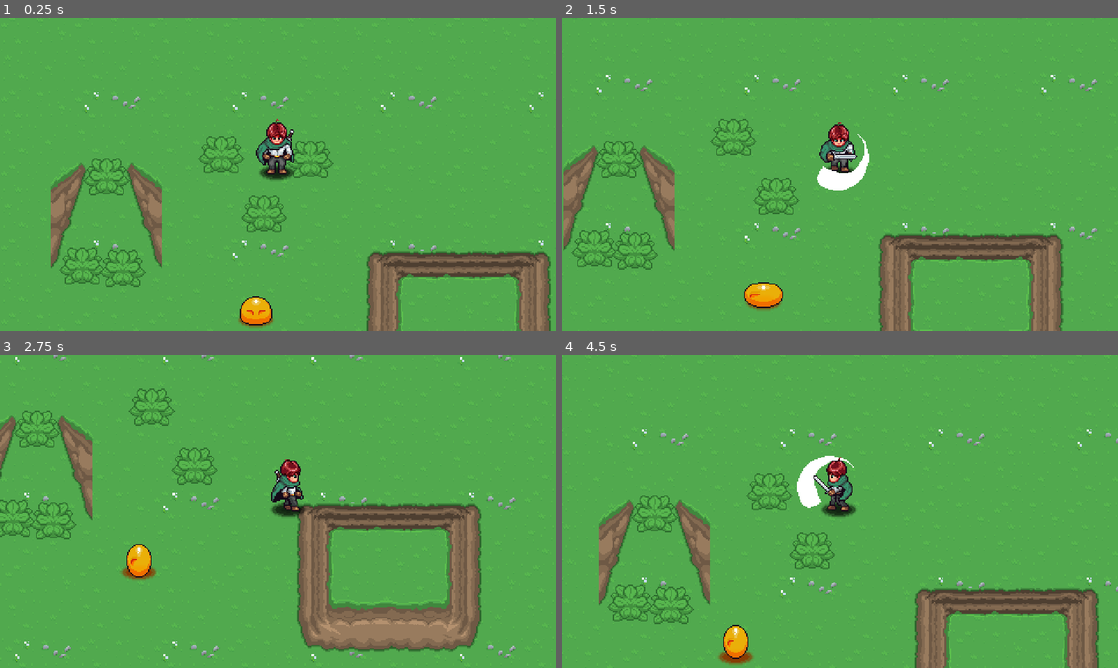
Above: before the commit, frames 1-4 (two rows, left to right).
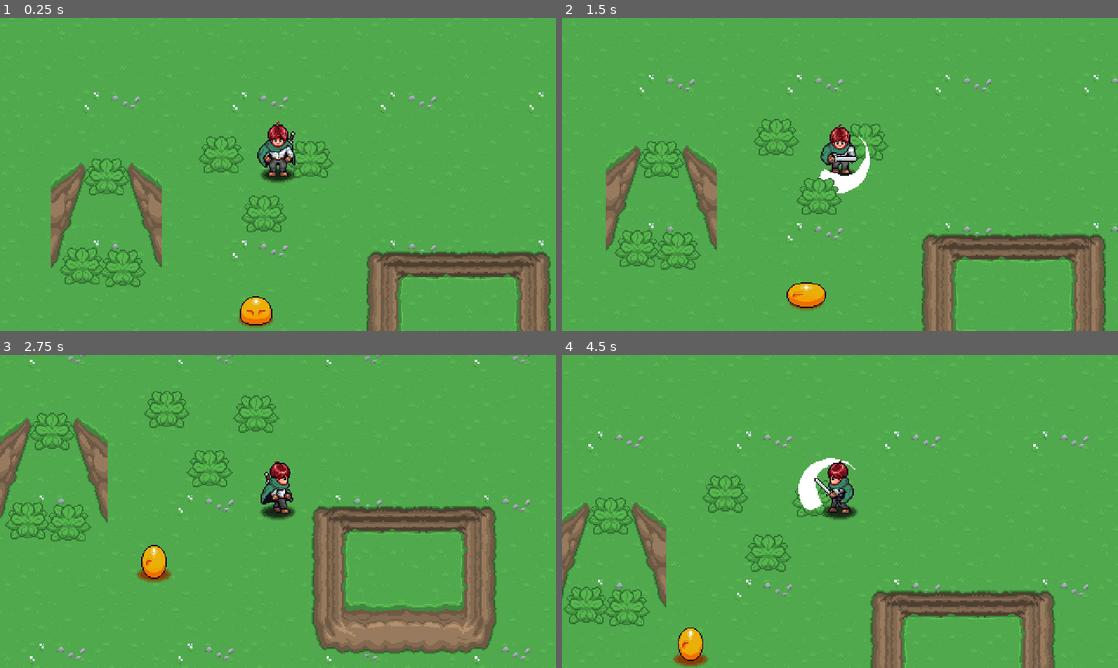
Above: after the commit, the same moments.

Repository: PlatinumManX/Ash-and-Steel-godot-2d-aarpg
Game: Godot game, scene res://playground.tscn
The game is run twice, just before and just after one commit, with the same random seed, the same clock (stepped at 60 frames per second) and the same inputs.
Inputs:
- Up to frame 1 (0.25 s): no input
- Up to frame 2 (1.5 s): hold D (right) 0.53-1.28 s; hold E (attack) 0.53-1.28 s; hold S (down) from 1.28 s (still down); tap E (attack) at 1.35 s
- Up to frame 3 (2.75 s): release S (down) at 2.03 s; hold D (right) from 2.03 s (still down); hold E (attack) from 2.03 s (still down)
- Up to frame 4 (4.5 s): release D (right) at 2.78 s; release E (attack) at 2.78 s; hold W (up) 2.78-3.53 s; tap E (attack) at 2.85, 4.35 s; hold E (attack) 3.53-4.28 s; hold A (left) from 3.53 s (still down)

The runs differ from the first frame. In frame 1, 0.8% of the frame differs, in the area x 46-54%, y 32-53%; in frame 2, 16%, in the area x 0-100%, y 18-100%; in frame 3, 15%; in frame 4, 15%.

Commit message:
Added player damage, stun, and invulnerability mechanics
- Added player damage handling and HP update logic
- Created and integrated a new Player Stun state into the FSM
- Added stun animations and related assets
- Implemented temporary invulnerability after taking damage
- Added player hitbox support and updated combat interaction logic
- Fixed hitbox collision settings and tested stun state behavior
- Refined player damage and state transition logic through gameplay testing

Diff:
--- a/Enemies/Scripts/enemy.gd
+++ b/Enemies/Scripts/enemy.gd
@@ -1,8 +1,8 @@
 class_name Enemy extends CharacterBody2D
 
 signal direction_changed( new_direction : Vector2 )
-signal enemy_damaged()
-signal enemy_destroyed()
+signal enemy_damaged( hurt_box : HurtBox )
+signal enemy_destroyed( hurt_box : HurtBox )
 
 const DIR_4 = [ Vector2.RIGHT, Vector2. DOWN, Vector2.LEFT, Vector2.UP ]
 
@@ -69,11 +69,11 @@
 		return "side"
 
 
-func _take_damage( damage : int ) -> void:
+func _take_damage( hurt_box : HurtBox ) -> void:
 	if invulnerable == true:
 		return
-	hp -= damage
+	hp -= hurt_box.damage
 	if hp> 0:
-		enemy_damaged.emit()
+		enemy_damaged.emit( hurt_box )
 	else:
-		enemy_destroyed.emit()
+		enemy_destroyed.emit( hurt_box )
--- a/Enemies/Scripts/states/enemy_state_destroy.gd
+++ b/Enemies/Scripts/states/enemy_state_destroy.gd
@@ -7,6 +7,7 @@
 
 @export_category("AI")
 
+var _damage_position : Vector2
 var _direction : Vector2
 
 ##What happens when we initialize this state?
@@ -19,7 +20,7 @@
 func enter() -> void:
 	enemy.invulnerable = true
 
-	_direction = enemy.global_position.direction_to( enemy.player.global_position )
+	_direction = enemy.global_position.direction_to( _damage_position )
 
 	enemy.set_direction( _direction )
 	enemy.velocity = _direction * -knockback_speed
@@ -43,7 +44,8 @@
 	return null
 
 
-func _on_enemy_destroyed() -> void:
+func _on_enemy_destroyed( hurt_box : HurtBox ) -> void:
+	_damage_position = hurt_box.global_position
 	state_machine.change_state( self )
 
 
--- a/Enemies/Scripts/states/enemy_state_stun.gd
+++ b/Enemies/Scripts/states/enemy_state_stun.gd
@@ -8,6 +8,7 @@
 @export_category("AI")
 @export var next_state : EnemyState
 
+var _damage_position : Vector2
 var _direction : Vector2
 var _animation_finished : bool = false
 
@@ -22,7 +23,7 @@
 	enemy.invulnerable = true
 	_animation_finished = false
 
-	_direction = enemy.global_position.direction_to( enemy.player.global_position )
+	_direction = enemy.global_position.direction_to( _damage_position )
 
 	enemy.set_direction( _direction )
 	enemy.velocity = _direction * -knockback_speed
@@ -50,7 +51,8 @@
 	return null
 
 
-func _on_enemy_damaged() -> void:
+func _on_enemy_damaged( hurt_box : HurtBox ) -> void:
+	_damage_position = hurt_box.global_position
 	state_machine.change_state( self )
 
 
--- a/GeneralNodes/Hitbox/hit_box.gd
+++ b/GeneralNodes/Hitbox/hit_box.gd
@@ -1,6 +1,6 @@
 class_name HitBox extends Area2D
 
-signal Damaged( damage : int )
+signal Damaged( hurt_box : HurtBox )
 
 # Called when the node enters the scene tree for the first time.
 func _ready() -> void:
@@ -12,6 +12,5 @@
 	pass
 
 
-func TakeDamage( damage : int ) -> void:
-	print ( "TakeDamage: ", damage )
-	Damaged.emit( damage )
+func TakeDamage( hurt_box : HurtBox ) -> void:
+	Damaged.emit( hurt_box )
--- a/GeneralNodes/HurtBox/hurt_box.gd
+++ b/GeneralNodes/HurtBox/hurt_box.gd
@@ -15,5 +15,5 @@
 
 func AreaEntered( a : Area2D ) -> void:
 	if a is HitBox:
-		a.TakeDamage( damage )
+		a.TakeDamage( self )
 	pass
--- a/Player/Scripts/player.gd
+++ b/Player/Scripts/player.gd
@@ -7,13 +7,23 @@
 @onready var animation_player : AnimationPlayer = $AnimationPlayer
 @onready var sprite_2d : Sprite2D = $Sprite2D
 @onready var state_machine: PlayerStateMachine = $StateMachine
+@onready var hit_box: HitBox = $HitBox
+@onready var effect_animation_player: AnimationPlayer = $EffectAnimationPlayer
+
 
 signal DirectionChanged( new_direction : Vector2 )
+signal player_damaged( hurt_box: HurtBox )
+
+var invulnerable : bool = false
+var hp : int = 6
+var max_hp : int = 6
 
 # Called when the node enters the scene tree for the first time.
 func _ready() -> void:
 	PlayerManager.player = self
 	state_machine.Initialize(self)
+	hit_box.Damaged.connect( _take_damage )
+	update_hp(99)
 	pass # Replace with function body.
 
 
@@ -62,3 +72,29 @@
 		return "up"
 	else:
 		return "side"
+
+
+func _take_damage( hurt_box : HurtBox ) -> void:
+	if invulnerable == true:
+		return
+	update_hp( -hurt_box.damage )
+	if hp > 0:
+		player_damaged.emit( hurt_box )
+	else:
+		player_damaged.emit( hurt_box )
+		update_hp( 99 )
+	pass
+
+func update_hp( delta : int ) -> void:
+	hp = clampi( hp + delta, 0, max_hp )
+	pass
+
+func make_invulnerable( _duration : float = 1.0 ) -> void:
+	invulnerable = true
+	hit_box.monitoring = false
+
+	await get_tree().create_timer( _duration ).timeout
+
+	invulnerable = false
+	hit_box.monitoring = true
+	pass
--- a/Player/Scripts/player_state_machine.gd
+++ b/Player/Scripts/player_state_machine.gd
@@ -33,10 +33,17 @@
 		if c is State:
 			states.append(c)
 
-	if states.size() > 0:
-		states[0].player = _player
-		ChangeState( states[0] )
-		process_mode = Node.PROCESS_MODE_INHERIT
+	if states.size() == 0:
+		return
+
+	states[0].player = _player
+	states[0].state_machine = self
+
+	for state in states:
+		state.init()
+
+	ChangeState( states[0] )
+	process_mode = Node.PROCESS_MODE_INHERIT
 
 
 
--- a/Player/Scripts/state.gd
+++ b/Player/Scripts/state.gd
@@ -1,6 +1,7 @@
 class_name State extends Node
 
 static var player : Player
+static var state_machine : PlayerStateMachine
 
 
 # Called when the node enters the scene tree for the first time.
@@ -10,7 +11,8 @@
 func Enter() -> void:
 	pass
 
-
+func init() -> void:
+	pass
 
 
 func Exit() -> void:
--- /dev/null
+++ b/Player/Scripts/state_stun.gd
@@ -0,0 +1,52 @@
+class_name State_Stun extends State
+
+@export var knockback_speed : float = 200.0
+@export var decelerate_speed : float = 10.0
+@export var invulnerable_duration : float = 1.0
+
+var hurt_box : HurtBox
+var direction : Vector2
+
+var next_state : State = null
+
+@onready var idle: State = $"../Idle"
+
+func init() -> void:
+	player.player_damaged.connect( _player_damaged )
+	pass
+
+func Enter() -> void:
+	player.animation_player.animation_finished.connect( _animation_finished )
+
+	direction = player.global_position.direction_to( hurt_box.global_position )
+	player.velocity = direction * -knockback_speed
+	player.SetDirection()
+
+	player.UpdateAnimation("stun")
+	player.make_invulnerable( invulnerable_duration )
+	player.effect_animation_player.play("damaged")
+	pass
+
+func Exit() -> void:
+	next_state = null
+	player.animation_player.animation_finished.disconnect( _animation_finished )
+	pass
+
+func Process( _delta : float) -> State:
+	player.velocity -= player.velocity * decelerate_speed * _delta
+	return next_state
+
+func Physics( _delta : float ) -> State:
+	return null
+
+func HandleInput( _event : InputEvent ) -> State:
+
+	return null
+
+func _player_damaged( _hurt_box : HurtBox ) -> void:
+	hurt_box = _hurt_box
+	state_machine.ChangeState( self )
+	pass
+
+func _animation_finished( _a : String ) -> void:
+	next_state = idle
--- a/Player/player.tscn
+++ b/Player/player.tscn
@@ -12,6 +12,9 @@
 [ext_resource type="Script" uid="uid://ch5qytnnl6p2p" path="res://Player/Sprites/PlayerInteractionsHost.gd" id="10_apopc"]
 [ext_resource type="PackedScene" uid="uid://dq06virodhfm8" path="res://GeneralNodes/HurtBox/hurt_box.tscn" id="10_x3vf3"]
 [ext_resource type="Script" uid="uid://dw6xl2naec2g8" path="res://Player/Scripts/PlayerCamera.gd" id="11_5htga"]
+[ext_resource type="Script" uid="uid://blf6yqsotvrns" path="res://Player/Scripts/state_stun.gd" id="11_dkpta"]
+[ext_resource type="PackedScene" uid="uid://tlmo5pbstuxn" path="res://GeneralNodes/Hitbox/hit_box.tscn" id="13_p5o4e"]
+[ext_resource type="AudioStream" uid="uid://dens5gnyujqla" path="res://Player/Audio/hit_player.wav" id="14_gu6f8"]
 
 [sub_resource type="CircleShape2D" id="CircleShape2D_edjgo"]
 
@@ -411,6 +414,54 @@
 "transitions": PackedFloat32Array(1, 1),
 "update": 0,
 "values": [3, 5]
+}
+
+[sub_resource type="Animation" id="Animation_pisgm"]
+resource_name = "stun_down"
+length = 0.4
+tracks/0/type = "value"
+tracks/0/imported = false
+tracks/0/enabled = true
+tracks/0/path = NodePath("Sprite2D:frame")
+tracks/0/interp = 1
+tracks/0/loop_wrap = true
+tracks/0/keys = {
+"times": PackedFloat32Array(0),
+"transitions": PackedFloat32Array(1),
+"update": 0,
+"values": [30]
+}
+
+[sub_resource type="Animation" id="Animation_o28un"]
+resource_name = "stun_side"
+length = 0.3
+tracks/0/type = "value"
+tracks/0/imported = false
+tracks/0/enabled = true
+tracks/0/path = NodePath("Sprite2D:frame")
+tracks/0/interp = 1
+tracks/0/loop_wrap = true
+tracks/0/keys = {
+"times": PackedFloat32Array(0),
+"transitions": PackedFloat32Array(1),
+"update": 0,
+"values": [32]
+}
+
+[sub_resource type="Animation" id="Animation_b1ygp"]
+resource_name = "stun_up"
+length = 0.3
+tracks/0/type = "value"
+tracks/0/imported = false
+tracks/0/enabled = true
+tracks/0/path = NodePath("Sprite2D:frame")
+tracks/0/interp = 1
+tracks/0/loop_wrap = true
+tracks/0/keys = {
+"times": PackedFloat32Array(0),
+"transitions": PackedFloat32Array(1),
+"update": 0,
+"values": [31]
 }
 
 [sub_resource type="Animation" id="Animation_fhl08"]
@@ -473,9 +524,81 @@
 &"idle_down": SubResource("Animation_4ntmi"),
 &"idle_side": SubResource("Animation_k53q1"),
 &"idle_up": SubResource("Animation_gwnis"),
+&"stun_down": SubResource("Animation_pisgm"),
+&"stun_side": SubResource("Animation_o28un"),
+&"stun_up": SubResource("Animation_b1ygp"),
 &"walk_down": SubResource("Animation_fhl08"),
 &"walk_side": SubResource("Animation_vtle1"),
 &"walk_up": SubResource("Animation_od3ui")
+}
+
+[sub_resource type="CircleShape2D" id="CircleShape2D_gu6f8"]
+
+[sub_resource type="Animation" id="Animation_7emwf"]
+length = 0.001
+tracks/0/type = "value"
+tracks/0/imported = false
+tracks/0/enabled = true
+tracks/0/path = NodePath(".:modulate")
+tracks/0/interp = 1
+tracks/0/loop_wrap = true
+tracks/0/keys = {
+"times": PackedFloat32Array(0),
+"transitions": PackedFloat32Array(1),
+"update": 0,
+"values": [Color(1, 1, 1, 1)]
+}
+
+[sub_resource type="Animation" id="Animation_hshwv"]
+resource_name = "damaged"
+tracks/0/type = "value"
+tracks/0/imported = false
+tracks/0/enabled = true
+tracks/0/path = NodePath(".:modulate")
+tracks/0/interp = 1
+tracks/0/loop_wrap = true
+tracks/0/keys = {
+"times": PackedFloat32Array(0, 0.1, 0.2, 0.3, 0.4, 0.5, 0.6, 0.7, 0.8),
+"transitions": PackedFloat32Array(1, 1, 1, 1, 1, 1, 1, 1, 1),
+"update": 1,
+"values": [Color(1, 1, 1, 1), Color(1, 1, 1, 0.09803922), Color(1, 1, 1, 1), Color(1, 1, 1, 0.19607843), Color(1, 1, 1, 1), Color(1, 1, 1, 0.39215687), Color(1, 1, 1, 1), Color(1, 1, 1, 0.5882353), Color(1, 1, 1, 1)]
+}
+tracks/1/type = "audio"
+tracks/1/imported = false
+tracks/1/enabled = true
+tracks/1/path = NodePath("Audio/AudioStreamPlayer2D")
+tracks/1/interp = 1
+tracks/1/loop_wrap = true
+tracks/1/keys = {
+"clips": [{
+"end_offset": 0.0,
+"start_offset": 0.0,
+"stream": ExtResource("14_gu6f8")
+}],
+"times": PackedFloat32Array(0)
+}
+tracks/1/use_blend = true
+
+[sub_resource type="Animation" id="Animation_n471f"]
+resource_name = "default"
+tracks/0/type = "value"
+tracks/0/imported = false
+tracks/0/enabled = true
+tracks/0/path = NodePath(".:modulate")
+tracks/0/interp = 1
+tracks/0/loop_wrap = true
+tracks/0/keys = {
+"times": PackedFloat32Array(0),
+"transitions": PackedFloat32Array(1),
+"update": 0,
+"values": [Color(1, 1, 1, 1)]
+}
+
+[sub_resource type="AnimationLibrary" id="AnimationLibrary_gpjlu"]
+_data = {
+&"RESET": SubResource("Animation_7emwf"),
+&"damaged": SubResource("Animation_hshwv"),
+&"default": SubResource("Animation_n471f")
 }
 
 [node name="player" type="CharacterBody2D"]
@@ -489,7 +612,7 @@
 
 [node name="Sprite2D" type="Sprite2D" parent="."]
 show_behind_parent = true
-position = Vector2(-1, -22)
+position = Vector2(0, -20)
 texture = ExtResource("2_k53q1")
 hframes = 16
 vframes = 3
@@ -539,6 +662,9 @@
 script = ExtResource("6_fhl08")
 attack_sound = ExtResource("8_od3ui")
 
+[node name="Stun" type="Node" parent="StateMachine"]
+script = ExtResource("11_dkpta")
+
 [node name="Camera2D" type="Camera2D" parent="."]
 editor_draw_limits = true
 script = ExtResource("11_5htga")
@@ -550,3 +676,16 @@
 
 [node name="Interactions" type="Node2D" parent="."]
 script = ExtResource("10_apopc")
+
+[node name="HitBox" parent="." instance=ExtResource("13_p5o4e")]
+collision_layer = 2
+
+[node name="CollisionShape2D" type="CollisionShape2D" parent="HitBox"]
+position = Vector2(0, -9)
+shape = SubResource("CircleShape2D_gu6f8")
+debug_color = Color(1, 0.83137256, 0, 0.41960785)
+
+[node name="EffectAnimationPlayer" type="AnimationPlayer" parent="."]
+libraries = {
+&"": SubResource("AnimationLibrary_gpjlu")
+}
Binary file added: GUI/player_hud/gui-health.png
Not shown: 1 places in Player/player.tscn that only renumber resources
Not shown, added: Player/Audio/hit_player.wav
